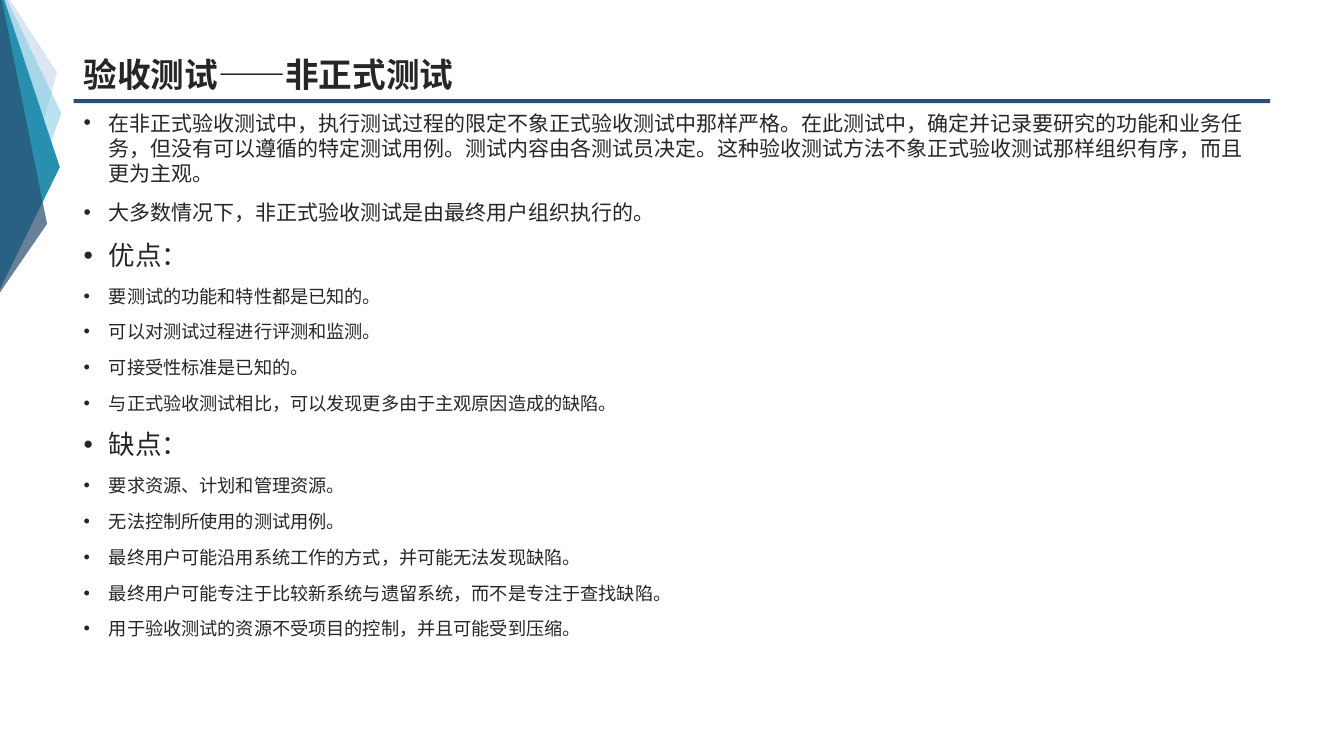
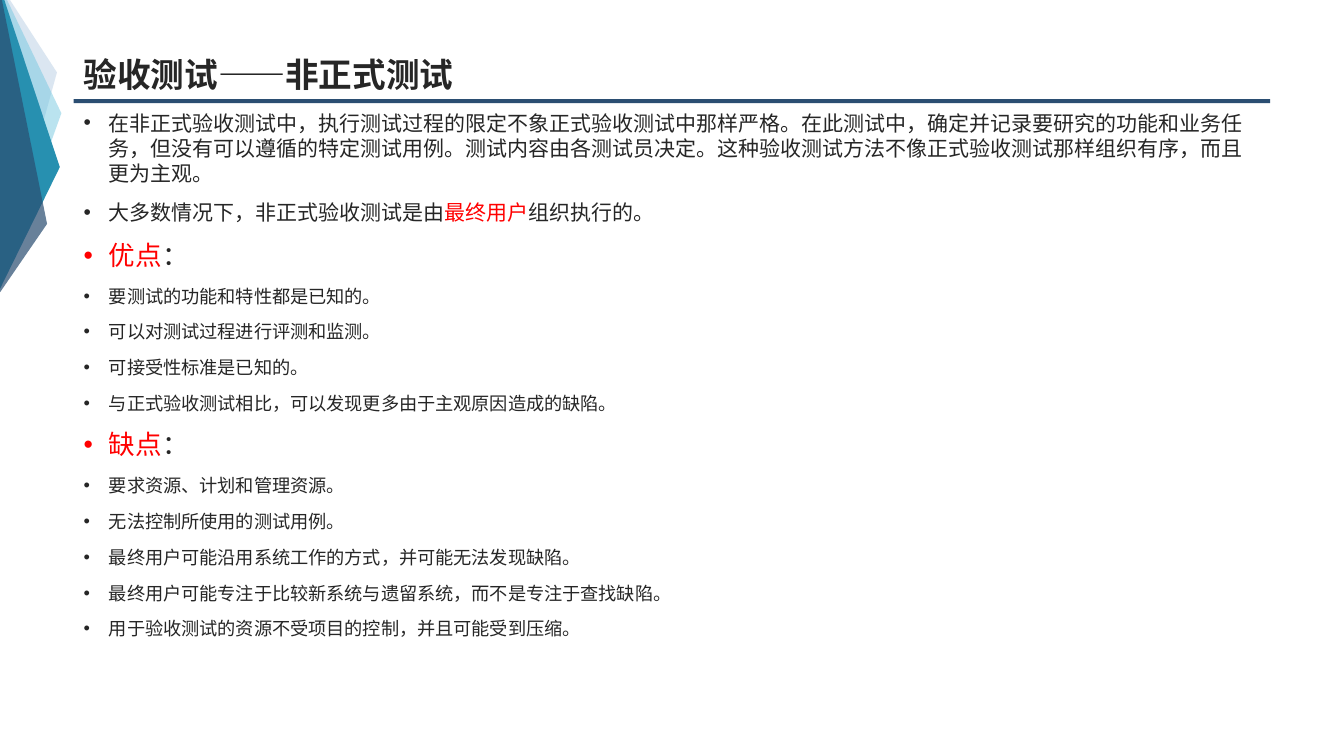
Before and after one commit to group-fourteen/G14-, a slide deck: slide 13 of 翻转课堂/7.5确认测试.ppt (slide 14 before the commit). Drawn at 1344x756 pixels with LibreOffice and Linux fonts; fonts in the diff are those of the drawing. Boxes give left, top, right and bottom in pixels: in the first picture for what was removed or moved away, otherwise in the second. Text is boxed around its words. In the diff, an @@ line names an element or a change of style, - is before the commit and + after.

```diff
--- a/翻转课堂/7.5确认测试.ppt
+++ b/翻转课堂/7.5确认测试.ppt
@@ text at (x1=109, y1=113, x2=1243, y2=183): text changed @@
-• 在非正式验收测试中，执行测试过程的限定不象正式验收测试中那样严格。在此测试中，确定并记录要研究的功能和业务任务，但没有可以遵循的特定测试用例。测试内容由各测试员决定。这种验收测试方法不象正式验收测试那样组织有序，而且更为主观。
+• 在非正式验收测试中，执行测试过程的限定不象正式验收测试中那样严格。在此测试中，确定并记录要研究的功能和业务任务，但没有可以遵循的特定测试用例。测试内容由各测试员决定。这种验收测试方法不像正式验收测试那样组织有序，而且更为主观。
@@ text at (x1=109, y1=202, x2=655, y2=456): text colour #262626 to #FF0000 in "大多数情况下，非正式验收测试是由最终用户组织执行的。", "优点：", "缺点："; bullet colour #262626 to #FF0000 @@
```
Also in this commit, not shown: 23 other slides changed, 1 slide added, 2 slides removed.
